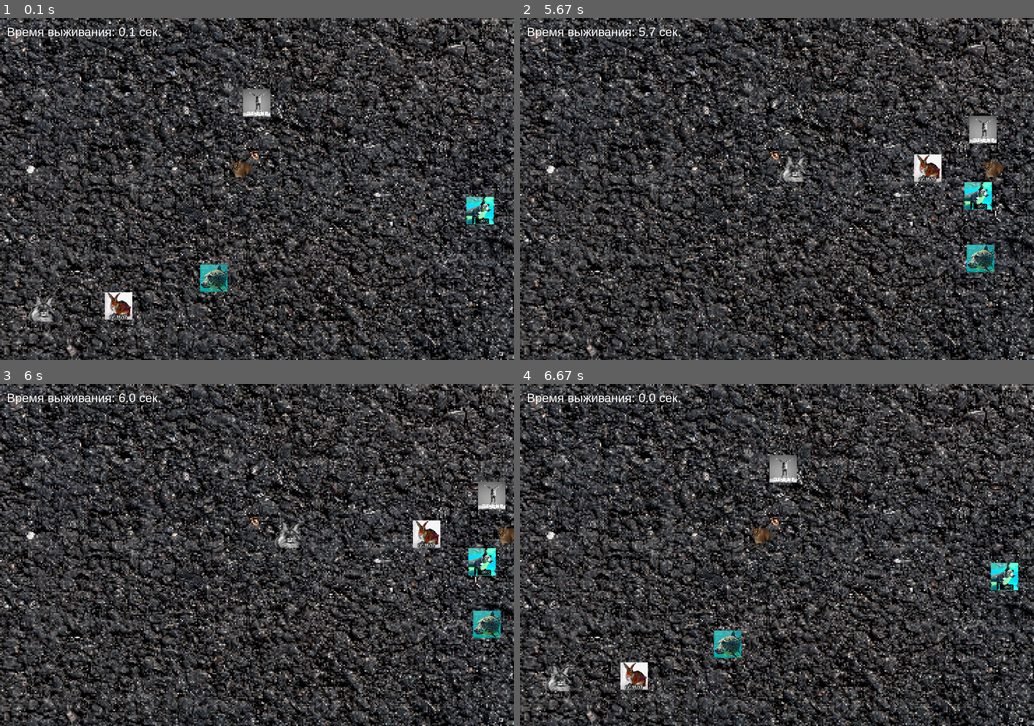
Above: before the commit, frames 1-4 (two rows, left to right).
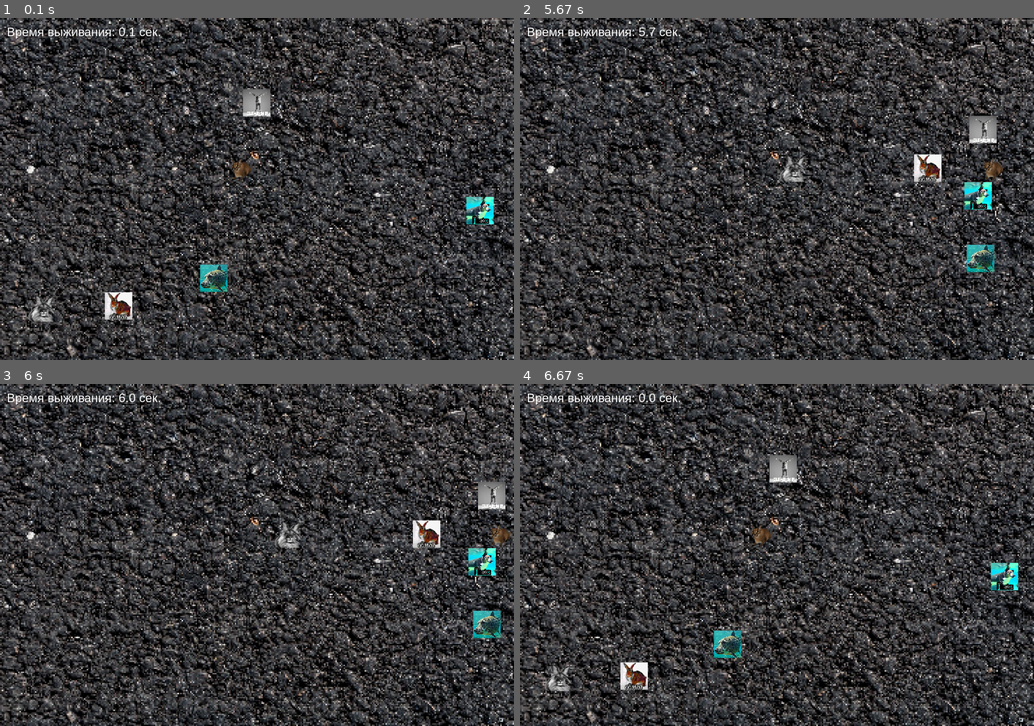
Above: after the commit, the same moments.

Repository: wonordel/pygame-project
Game: pygame game, started from main.py
The game is run twice, just before and just after one commit, with the same random seed, the same clock (stepped at 60 frames per second) and the same inputs.
Inputs:
- Up to frame 1 (0.1 s): no input
- Up to frame 2 (5.67 s): hold Right 0.33-0.8 s; hold Left 0.83-1.13 s; hold Right 1.17-1.63 s; hold Left 1.67-2.2 s; hold Right 2.23-2.53 s; hold Right 2.57-2.97 s; hold Right 3-3.37 s; hold Right 3.4-4.03 s; hold Left 4.07-4.43 s; hold Right 4.47-4.93 s; tap A at 4.97 s; hold Right from 5.3 s (still down)
- Up to frame 3 (6 s): release Right at 5.77 s; hold Right from 5.8 s (still down)
- Up to frame 4 (6.67 s): release Right at 6.1 s; tap Space at 6.63 s

Frames 1-2 are identical in both runs. In frame 3, 0.2% of the frame differs, in the area x 94-100%, y 40-48%; in frame 4, nothing differs.

Commit message:
project in DONE

Diff:
--- a/main.py
+++ b/main.py
@@ -64,7 +64,6 @@
 
         # Безопасная загрузка
         self.image = load_image(image_path, fallback_color)
-        self.rect = self.image.get_rect(center=(x, y)) # от gemini, оптимизация чтобы не лагало (до этого даже на топовом процессоре лагало) № 2
         self.half_width = self.image.get_width() // 2
         self.half_height = self.image.get_height() // 2
 
@@ -80,15 +79,21 @@
         self.speed = self.defspeed
 
     def check_in_wall(self):
-        # от gemini, оптимизация № 2
-        if self.rect.left < 0:
-            self.rect.left = 0
-        if self.rect.right > WIDTH:
-            self.rect.right = WIDTH
-        if self.rect.top < 0:
-            self.rect.top = 0
-        if self.rect.bottom > HEIGHT:
-            self.rect.bottom = HEIGHT
+        # Левая граница
+        if self.x - self.half_width < 0:
+            self.x = self.half_width
+
+        # Правая граница
+        if self.x + self.half_width > WIDTH:
+            self.x = WIDTH - self.half_width
+
+        # Верхняя граница
+        if self.y - self.half_height < 0:
+            self.y = self.half_height
+
+        # Нижняя граница
+        if self.y + self.half_height > HEIGHT:
+            self.y = HEIGHT - self.half_height
 
 
 class Enemy(Character):
Not shown, changed: README.md
